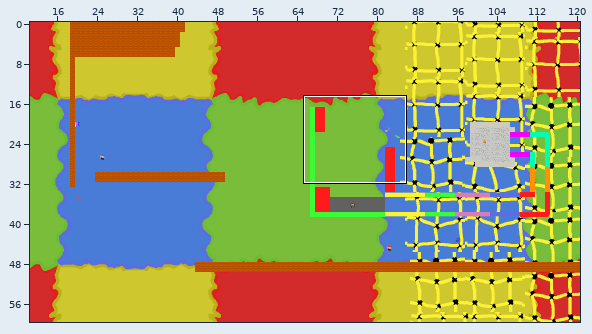
Two states of a Tiled map (JSON), resources/mapData/mcDungeon.tmj. The picture above shows the old version from afar; the outline marks the close-up.
Close-up. The starting point:
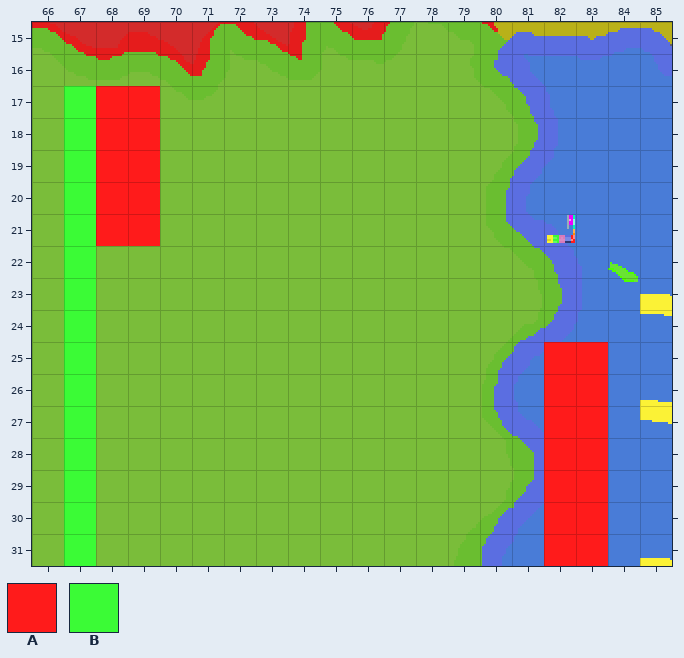
Cells are 16x16 px. Shown: x 66..85, y 15..31. The commit also changed other parts of the map, which this record leaves out.
Key: from "mcdungeionTileset": A 3, B 6.
_ is an empty cell.
Layers that did not change in this view are not listed.
Layer "Tile Layer 1" before, first column x 66:
15 ____________________
16 ____________________
17 _BAA________________
18 _BAA________________
19 _BAA________________
20 _BAA________________
21 _BAA________________
22 _B__________________
23 _B__________________
24 _B__________________
25 _B______________AA__
26 _B______________AA__
27 _B______________AA__
28 _B______________AA__
29 _B______________AA__
30 _B______________AA__
31 _B______________AA__
And afterwards:
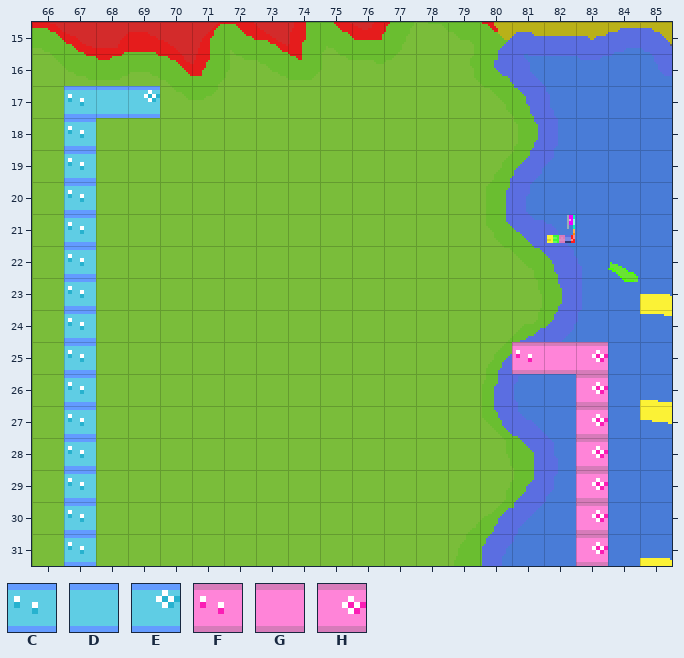
Further tiles: from "mcdungeionTileset": C 8, D 9, E 10, F 16, G 17, H 18.
The edit:
Changed rows in their new state; . is an unchanged cell.
Layer "Tile Layer 1":
first column x 67:
17 CDE..............
18 C__..............
19 C__..............
20 C__..............
21 C__..............
22 C................
23 C................
24 C................
25 C.............FGH
26 C.............._H
27 C.............._H
28 C.............._H
29 C.............._H
30 C.............._H
31 C.............._H
